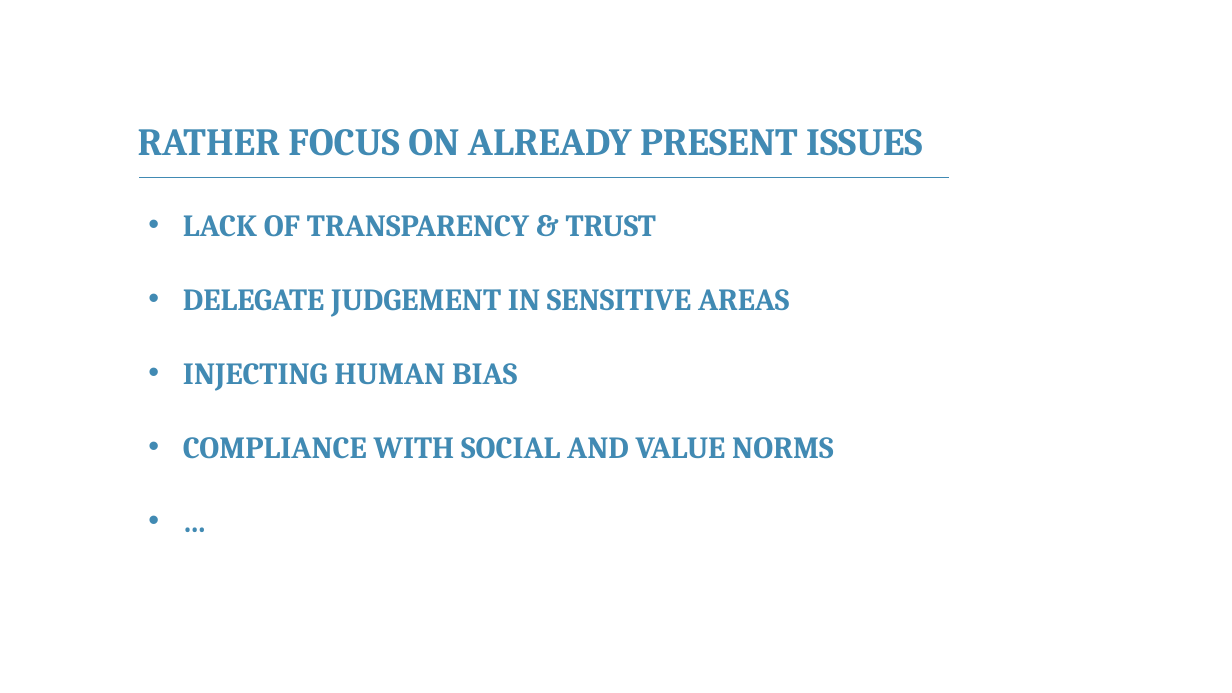
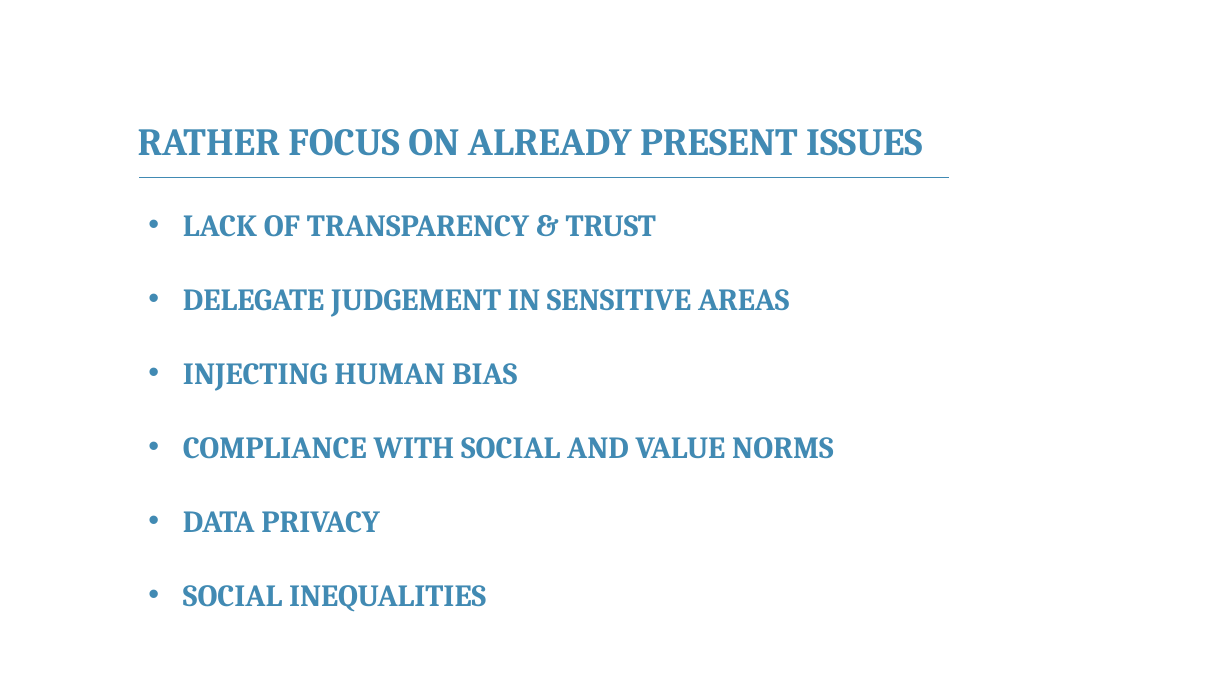
Before and after one commit to franckalbinet/itu-eaco-zanzibar-12-2018, a slide deck: slide 9 of presentations/session-6-ethics-of-ai.pptx. Drawn at 1232x693 pixels with LibreOffice and Linux fonts; fonts in the diff are those of the drawing; background and template pictures are left out. Boxes give left, top, right and bottom in pixels: in the first picture for what was removed or moved away, otherwise in the second. Text is boxed around its words. In the diff, an @@ line names an element or a change of style, - is before the commit and + after.

```diff
--- a/presentations/session-6-ethics-of-ai.pptx
+++ b/presentations/session-6-ethics-of-ai.pptx
@@ text at <box>183,511,486,612</box>: text changed @@
-• …
+• DATA PRIVACY
+• SOCIAL INEQUALITIES
```
Also in this commit, not shown: 4 other files.
